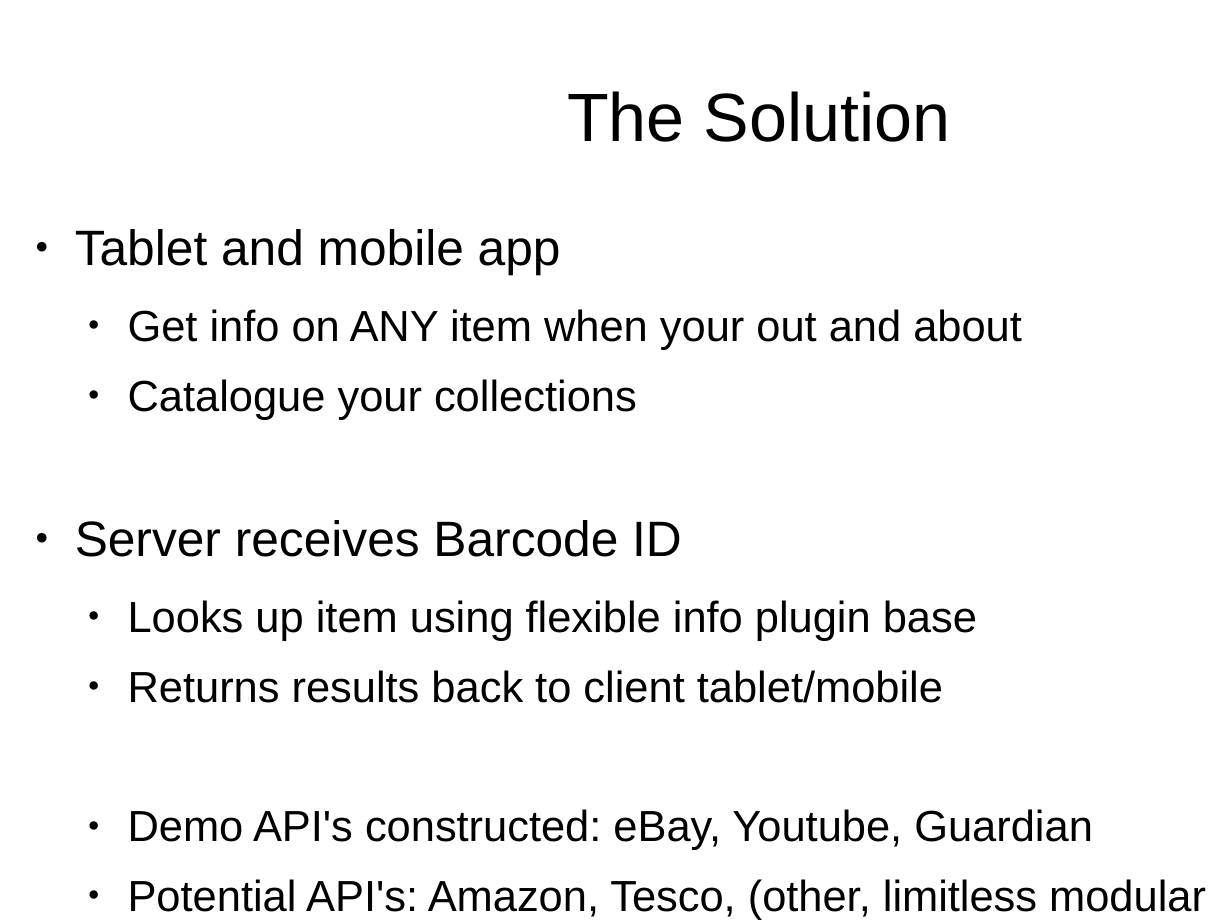
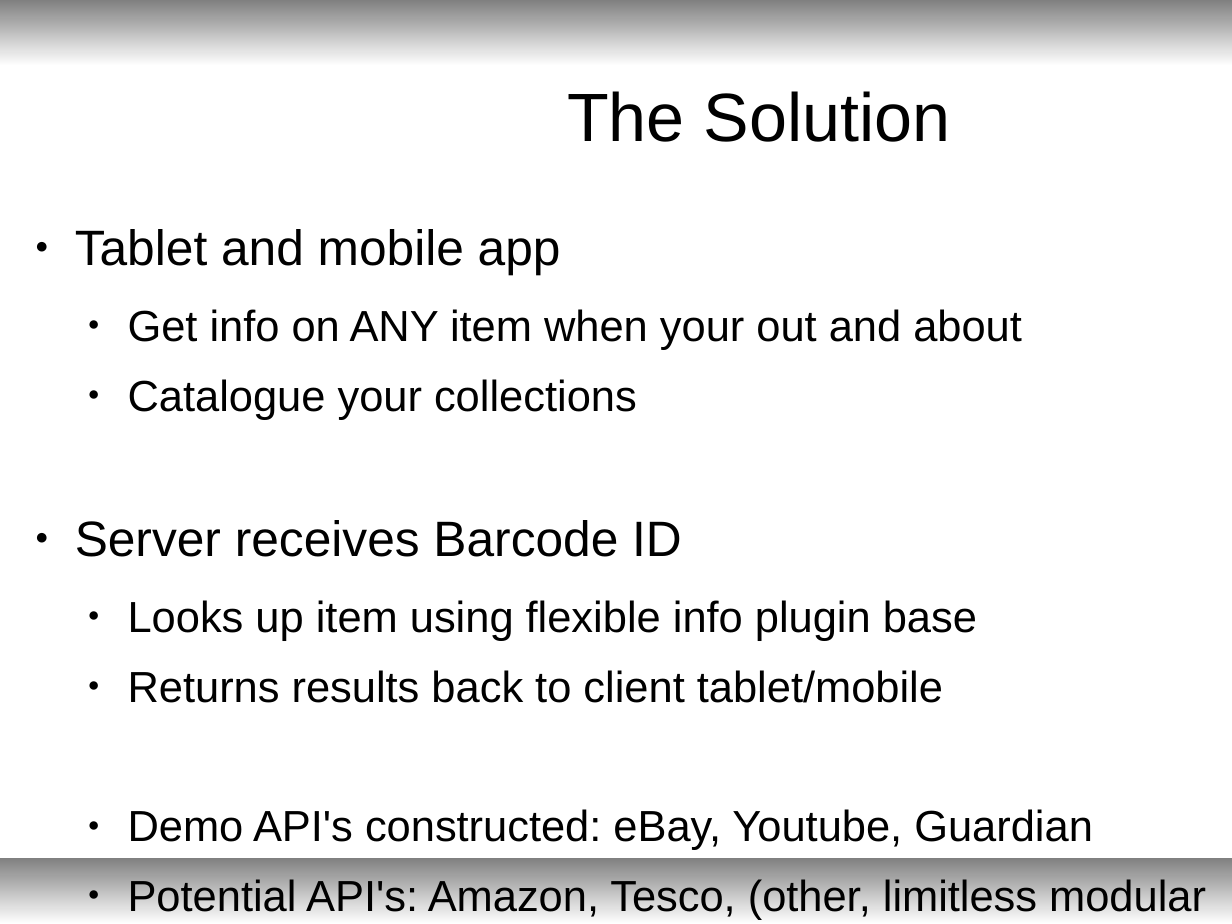
Before and after one commit to GothAck/HP-WebOS-Hack-Weekend, a slide deck: slide 3 of presentation.odp. Drawn at 1232x924 pixels with LibreOffice and Linux fonts; fonts in the diff are those of the drawing; background and template pictures are left out. Boxes give left, top, right and bottom in pixels: in the first picture for what was removed or moved away, otherwise in the second. Text is boxed around its words. In the diff, an @@ line names an element or a change of style, - is before the commit and + after.

Commit message:
presentation tweaks

```diff
--- a/presentation.odp
+++ b/presentation.odp
@@ rectangle added at [0, 0, 1232, 66], fill gradient #808080 to #FFFFFF @@
@@ rectangle added at [0, 859, 1232, 924], fill gradient #808080 to #FFFFFF @@
```
Also in this commit, not shown: 3 other slides changed.
